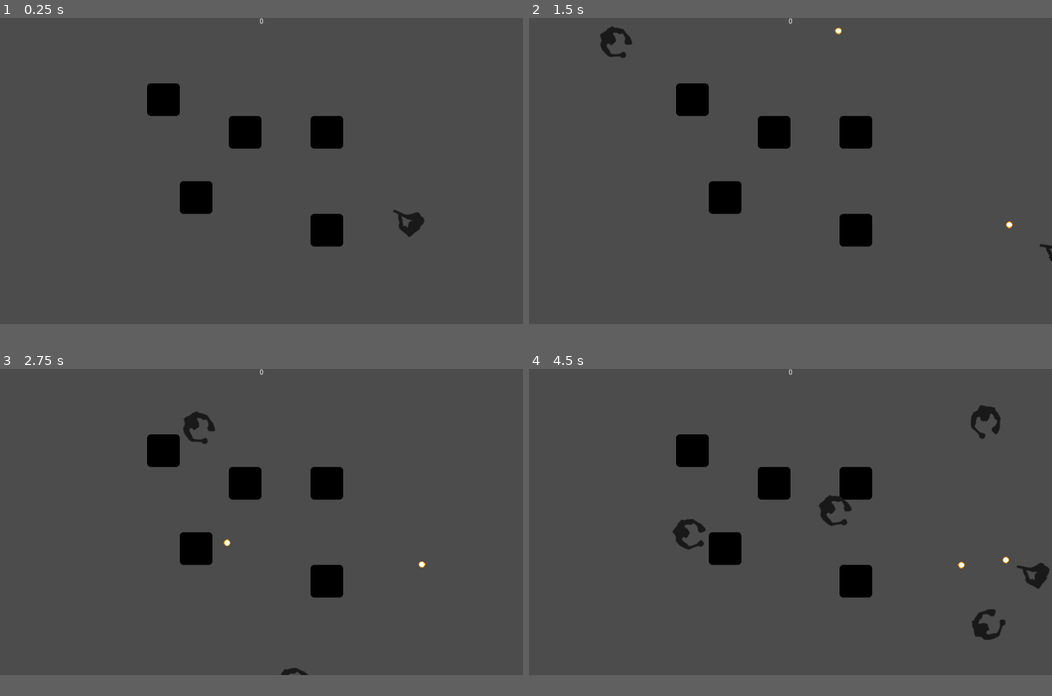
Above: before the commit, frames 1-4 (two rows, left to right).
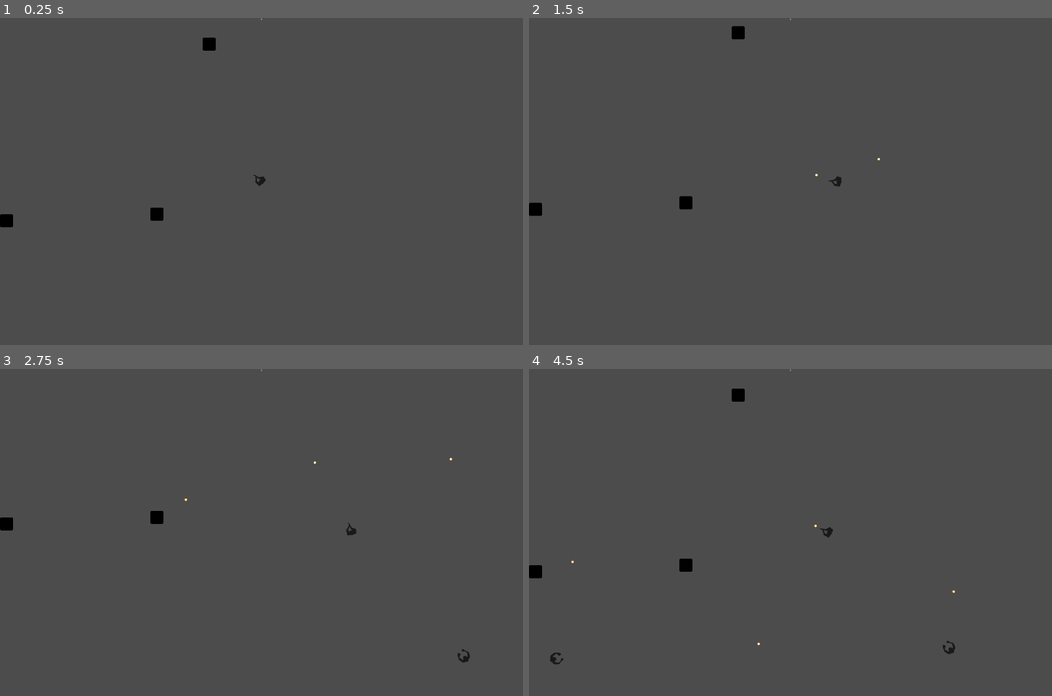
Above: after the commit, the same moments.

Repository: tliss/Godot-Top-Down-Shooter
Game: Godot game, scene res://World.tscn
Two runs of this game, one before a commit and one after it. Both use one fixed random seed, a clock stepped at 60 frames per second and the inputs below. The engine's default icon, where the game draws it, is replaced by a stand-in: a white triangle on a blue panel in a dark square. Sound files missing from this copy of the repository are replaced by a short silence.
Inputs (mouse positions are in pixels of both pictures, inside the frame that each line leads up to):
- Up to frame 1 (0.25 s): no input
- Up to frame 2 (1.5 s): tap Enter at 0.5 s; move the mouse to (905, 155) at 0.52 s; press the mouse at (905, 155) at 0.53 s; hold D (move_right) 0.53-1.28 s; move the mouse to (685, 184) at 1.27 s; release the mouse at (685, 184) at 1.28 s; hold S (move_down) from 1.28 s (still down); click (685, 184) at 1.35 s
- Up to frame 3 (2.75 s): move the mouse to (313, 454) at 2.02 s; release S (move_down) at 2.03 s; press the mouse at (313, 454) at 2.03 s; hold D (move_right) from 2.03 s (still down)
- Up to frame 4 (4.5 s): move the mouse to (764, 584) at 2.77 s; release D (move_right) at 2.78 s; release the mouse at (764, 584) at 2.78 s; hold W (move_up) 2.78-3.53 s; click (764, 584) at 2.85 s; move the mouse to (947, 568) at 3.52 s; press the mouse at (947, 568) at 3.53 s; hold A (move_left) from 3.53 s (still down); move the mouse to (633, 476) at 4.27 s; release the mouse at (633, 476) at 4.28 s; click (633, 476) at 4.35 s
In our replay, the window is 800x468 before the commit and 800x500 after it. These sizes can differ from the game's own. Grey fills any space a smaller window leaves; there, only what the larger window draws over its background counts as a difference.

The runs differ from the first frame. In frame 1, 3.7% of the frame differs, in the area x 0-82%, y 0-70%; in frame 2, 3.8%; in frame 3, 3.8%; in frame 4, 4.9%, in the area x 0-100%, y 0-91%.

Commit message:
Fix camera

Diff:
--- a/Player.tscn
+++ b/Player.tscn
@@ -11,6 +11,9 @@
 "player",
 ]]
 script = ExtResource( 1 )
+__meta__ = {
+"_edit_group_": true
+}
 
 [node name="CollisionShape2D" type="CollisionShape2D" parent="."]
 shape = SubResource( 1 )
@@ -33,3 +36,11 @@
 [node name="GunTimer" type="Timer" parent="."]
 wait_time = 0.25
 one_shot = true
+
+[node name="Camera2D" type="Camera2D" parent="."]
+current = true
+limit_left = 0
+limit_top = 0
+limit_right = 2560
+limit_bottom = 2560
+editor_draw_limits = true
--- a/World.tscn
+++ b/World.tscn
@@ -8,8 +8,14 @@
 
 [sub_resource type="Curve2D" id=1]
 _data = {
-"points": PoolVector2Array( 0, 0, 0, 0, 1024.79, 0, 0, 0, 0, 0, 1024.79, 608, 0, 0, 0, 0, 0.794403, 608, 0, 0, 0, 0, 0.794403, 0, 0, 0, 0, 0, 1024.79, 0, 0, 0, 0, 0, 1024.79, 608 )
+"points": PoolVector2Array( 0, 0, 0, 0, 0.794403, 0, 0, 0, 0, 0, 2592.79, 0, 0, 0, 0, 0, 2592.79, 2560, 0, 0, 0, 0, 0.794403, 2560, 0, 0, 0, 0, 0.794403, 0 )
 }
+
+[sub_resource type="RectangleShape2D" id=2]
+extents = Vector2( 32, 1312 )
+
+[sub_resource type="RectangleShape2D" id=3]
+extents = Vector2( 1312, 32 )
 
 [node name="World" type="Node2D"]
 position = Vector2( -0.794403, 0 )
@@ -17,29 +23,36 @@
 Mob = ExtResource( 2 )
 
 [node name="Player" parent="." instance=ExtResource( 3 )]
-position = Vector2( 811.992, 405.928 )
+position = Vector2( 1280.79, 1280 )
 
 [node name="Obstacle" parent="." instance=ExtResource( 4 )]
-position = Vector2( 320.794, 160 )
+position = Vector2( 32.7944, 32 )
 
 [node name="Obstacle2" parent="." instance=ExtResource( 4 )]
-position = Vector2( 480.794, 224 )
+position = Vector2( 1024.79, 608 )
 
 [node name="Obstacle4" parent="." instance=ExtResource( 4 )]
-position = Vector2( 640.794, 416 )
+position = Vector2( 768.794, 1440 )
 
 [node name="Obstacle5" parent="." instance=ExtResource( 4 )]
-position = Vector2( 640.794, 224 )
+position = Vector2( 2528.79, 32 )
 
 [node name="Obstacle3" parent="." instance=ExtResource( 4 )]
-position = Vector2( 384.794, 352 )
+position = Vector2( 32.7944, 1472 )
+
+[node name="Obstacle6" parent="." instance=ExtResource( 4 )]
+position = Vector2( 32.7944, 2528 )
+
+[node name="Obstacle7" parent="." instance=ExtResource( 4 )]
+position = Vector2( 2528.79, 2528 )
 
 [node name="MobPath" type="Path2D" parent="."]
+position = Vector2( 0.00980741, 0 )
+scale = Vector2( 0.987654, 1 )
 curve = SubResource( 1 )
 
 [node name="MobSpawnLocation" type="PathFollow2D" parent="MobPath"]
-position = Vector2( 1024.79, 0 )
-rotation = 1.5708
+position = Vector2( 0.794403, 0 )
 
 [node name="MobTimer" type="Timer" parent="."]
 autostart = true
@@ -47,7 +60,47 @@
 [node name="HUD" parent="." instance=ExtResource( 5 )]
 
 [node name="PickupTimer" type="Timer" parent="."]
-wait_time = 8.0
+wait_time = 5.0
 autostart = true
+
+[node name="LeftWall" type="StaticBody2D" parent="."]
+editor/display_folded = true
+position = Vector2( -31.2056, 1280 )
+__meta__ = {
+"_edit_group_": true
+}
+
+[node name="CollisionShape2D" type="CollisionShape2D" parent="LeftWall"]
+shape = SubResource( 2 )
+
+[node name="RightWall" type="StaticBody2D" parent="."]
+editor/display_folded = true
+position = Vector2( 2592.79, 1287.26 )
+__meta__ = {
+"_edit_group_": true
+}
+
+[node name="CollisionShape2D" type="CollisionShape2D" parent="RightWall"]
+shape = SubResource( 2 )
+
+[node name="BottomWall" type="StaticBody2D" parent="."]
+editor/display_folded = true
+position = Vector2( 1280.79, 2592 )
+__meta__ = {
+"_edit_group_": true
+}
+
+[node name="CollisionShape2D" type="CollisionShape2D" parent="BottomWall"]
+shape = SubResource( 3 )
+
+[node name="TopWall" type="StaticBody2D" parent="."]
+editor/display_folded = true
+position = Vector2( 1280.79, -32 )
+__meta__ = {
+"_edit_group_": true
+}
+
+[node name="CollisionShape2D" type="CollisionShape2D" parent="TopWall"]
+shape = SubResource( 3 )
 [connection signal="timeout" from="MobTimer" to="." method="_on_MobTimer_timeout"]
 [connection signal="timeout" from="PickupTimer" to="." method="_on_PickupTimer_timeout"]
--- a/project.godot
+++ b/project.godot
@@ -18,6 +18,12 @@
 config/name="Top Down Shooter"
 run/main_scene="res://World.tscn"
 config/icon="res://img/player.png"
+
+[display]
+
+window/size/width=2560
+window/size/height=2560
+window/size/fullscreen=true
 
 [input]
 
Not shown: 1 places in World.tscn that only renumber resources
